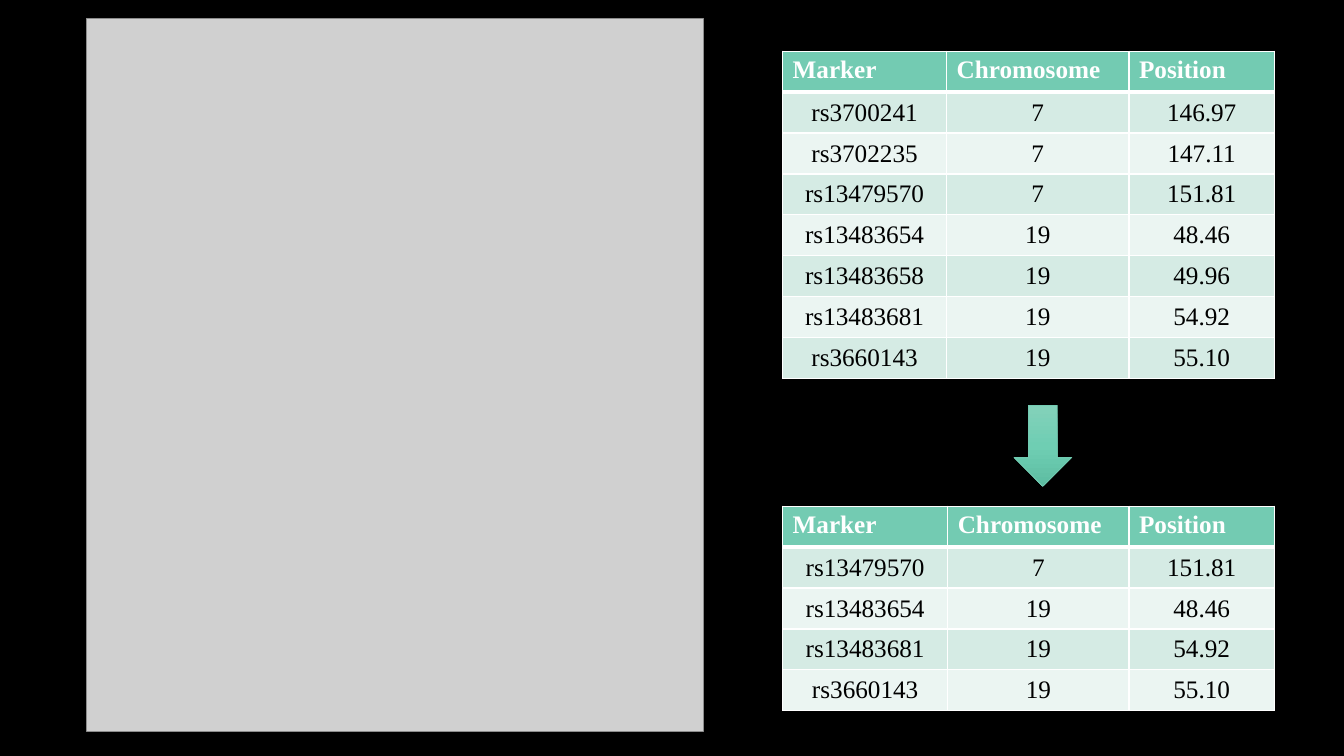
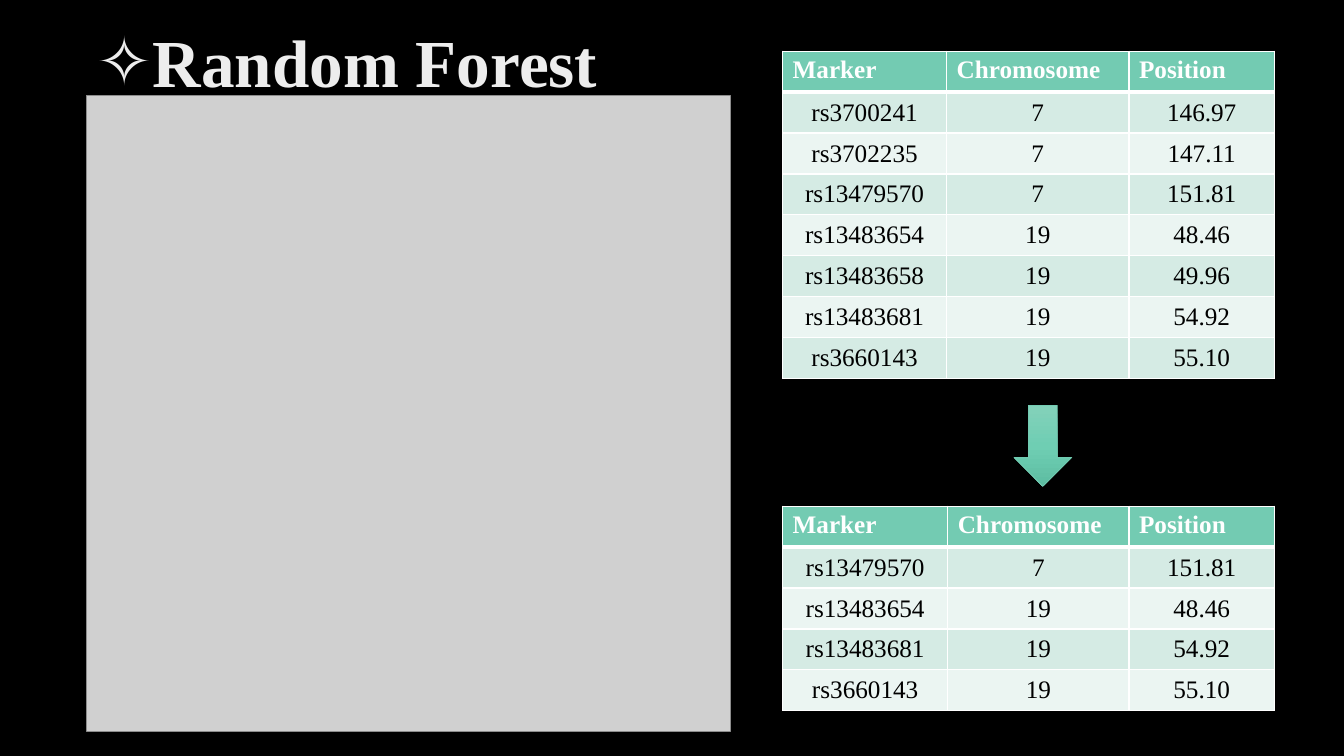
Before and after one commit to 628-pro3/Systems-Genetics, a slide deck: slide 11 of 47.pptx. Drawn at 1344x756 pixels with LibreOffice and Linux fonts; fonts in the diff are those of the drawing; grey boxes stand for pictures; background and template pictures are left out. Boxes give left, top, right and bottom in pixels: in the first picture for what was removed or moved away, otherwise in the second. Text is boxed around its words. In the diff, an @@ line names an element or a change of style, - is before the commit and + after.

```diff
--- a/47.pptx
+++ b/47.pptx
@@ text added at <box>153,40,597,100</box>, 48 pt, text gradient #DEDEDE to #EDEDED to #FFFFFF, bold @@
+✧ Random Forest
@@ picture: place and size @@
-picture at <box>87,18,704,731</box>
+picture at <box>87,96,731,732</box>
```
Also in this commit, not shown: 1 other slide changed.
